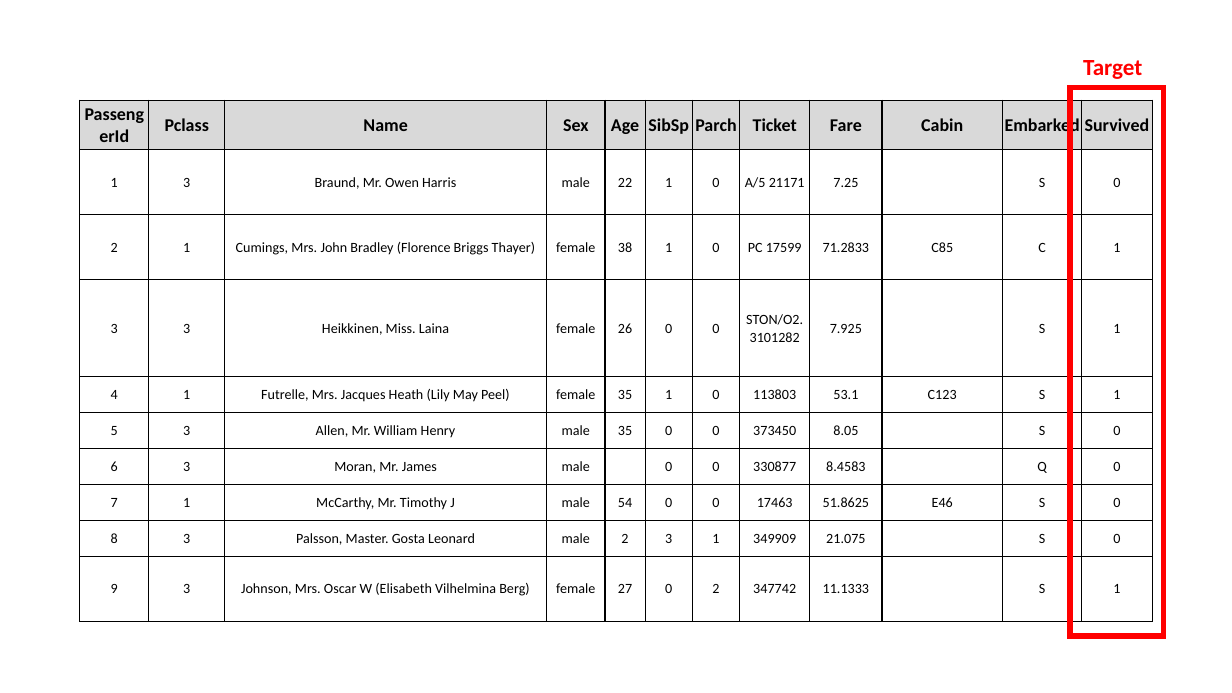
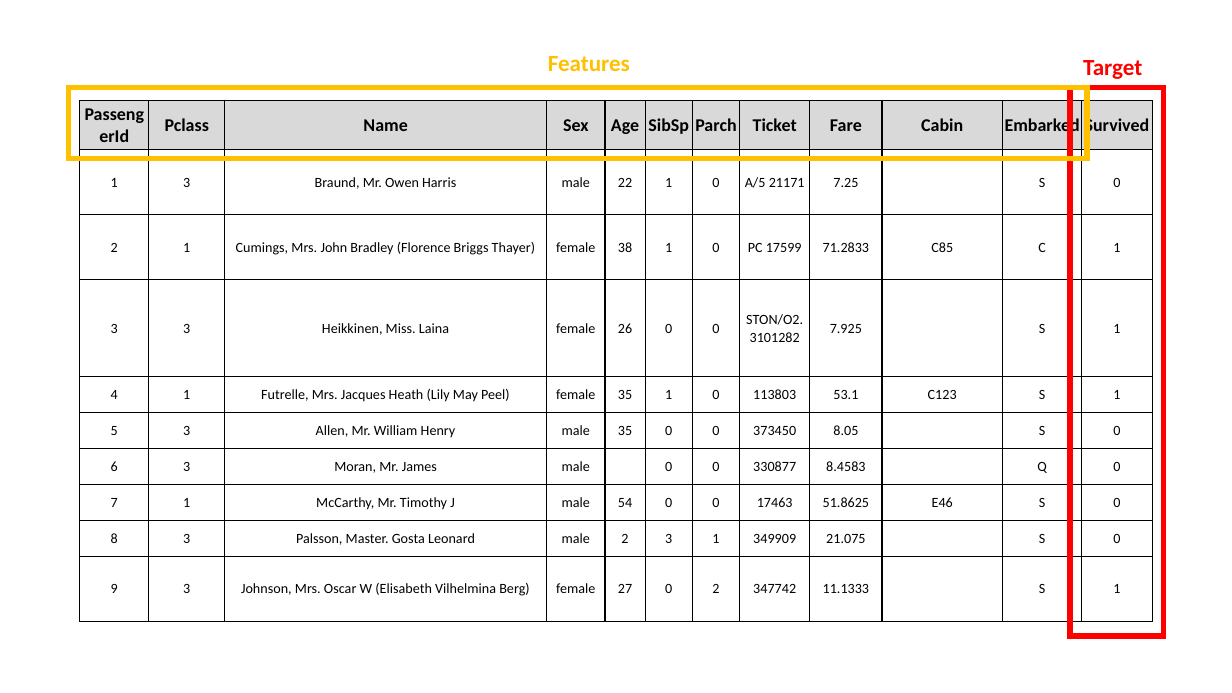
Before and after one commit to tanlitung/Notebook-Linear-Regression-Sklearn, a slide deck: slide 8 of Introduction to Machine Learning.pptx. Drawn at 1232x693 pixels with LibreOffice and Linux fonts; fonts in the diff are those of the drawing. Boxes give left, top, right and bottom in pixels: in the first picture for what was removed or moved away, otherwise in the second. Text is boxed around its words. In the diff, an @@ line names an element or a change of style, - is before the commit and + after.

Commit message:
Updated to the latest version

```diff
--- a/Introduction to Machine Learning.pptx
+++ b/Introduction to Machine Learning.pptx
@@ text added at (x1=548, y1=56, x2=630, y2=71), 18 pt, text #FFC000, bold @@
+Features
@@ rectangle added at (x1=68, y1=88, x2=1088, y2=159), outline #FFC000 4.25 pt @@
```
